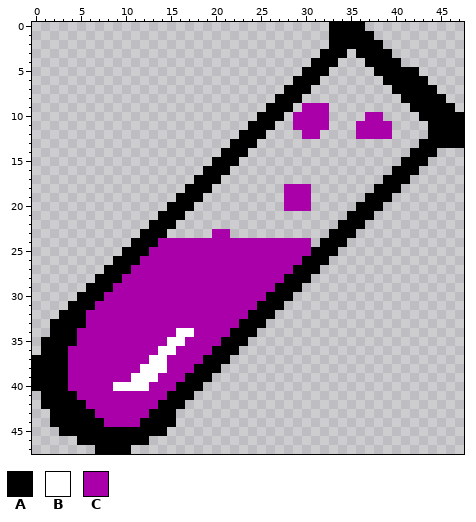
Edited in one commit: pixel-art file (sprites/elements/substitute/element.aseprite). The first picture shows the starting point.
48x48 pixels, 1 frame.
Palette (. is transparent): A #000000  B #ffffff  C #aa00aa
Pixels before, first column x 0:
 0 .................................AAAA...........
 1 .................................AAAAA..........
 2 .................................AAAAAA.........
 3 ................................AAA.AAAA........
 4 ...............................AAA...AAAA.......
 5 ..............................AAA.....AAAAA.....
 6 .............................AAA.......AAAAA....
 7 ............................AAA.........AAAAA...
 8 ...........................AAA...........AAAAA..
 9 ..........................AAA.CCC.........AAAAA.
10 .........................AAA.CCCC....CC....AAAAA
11 ........................AAA..CCCC...CCCC....AAAA
12 .......................AAA....CC....CCCC....AAAA
13 ......................AAA..................AAAAA
14 .....................AAA..................AAA...
15 ....................AAA..................AAA....
16 ...................AAA..................AAA.....
17 ..................AAA..................AAA......
18 .................AAA........CCC.......AAA.......
19 ................AAA.........CCC......AAA........
20 ...............AAA..........CCC.....AAA.........
21 ..............AAA..................AAA..........
22 .............AAA..................AAA...........
23 ............AAA.....CC...........AAA............
24 ...........AAACCCCCCCCCCCCCCCCC.AAA.............
25 ..........AAACCCCCCCCCCCCCCCCCCAAA..............
26 .........AAACCCCCCCCCCCCCCCCCCAAA...............
27 ........AAACCCCCCCCCCCCCCCCCCAAA................
28 .......AAACCCCCCCCCCCCCCCCCCAAA.................
29 ......AAACCCCCCCCCCCCCCCCCCAAA..................
30 .....AAACCCCCCCCCCCCCCCCCCAAA...................
31 ....AAACCCCCCCCCCCCCCCCCCAAA....................
32 ...AAACCCCCCCCCCCCCCCCCCAAA.....................
33 ..AAAACCCCCCCCCCCCCCCCCAAA......................
34 ..AAACCCCCCCCCCCBBCCCCAAA.......................
35 .AAAACCCCCCCCCCBBCCCCAAA........................
36 .AAACCCCCCCCCCBBCCCCAAA.........................
37 AAAACCCCCCCCCBBCCCCAAA..........................
38 AAAACCCCCCCCBBBCCCAAA...........................
39 AAAACCCCCCCBBBCCCAAA............................
40 AAAACCCCCBBBBCCCAAA.............................
41 .AAAACCCCCCCCCCAAA..............................
42 .AAAAACCCCCCCCAAA...............................
43 ..AAAAACCCCCCAAA................................
44 ..AAAAAACCCCAAAA................................
45 ...AAAAAAAAAAAA.................................
46 .....AAAAAAAA...................................
47 .......AAAA.....................................
After the commit:
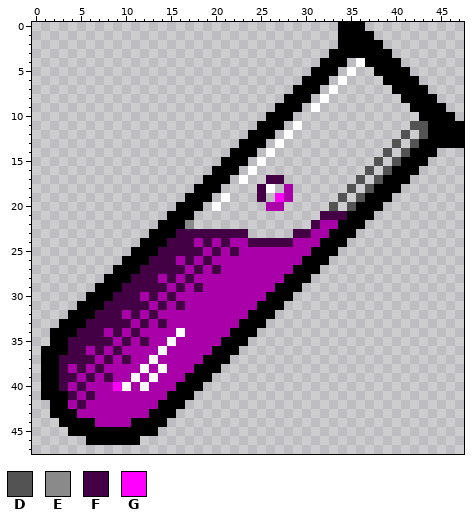
Colours new in this view: D #535353  E #8a8a8a  F #440044  G #ff00ff
The exact change:
Changed rows in their new state; - is an unchanged pixel.
first column x 0:
 0 ---------------------------------.--------------
 1 ---------------------------------.--------------
 2 ---------------------------------.--------------
 3 --------------------------------.--A------------
 4 -------------------------------.--A-B-----------
 5 ------------------------------.--A-B------.-----
 6 -----------------------------.--A-B--------.----
 7 ----------------------------.--A-B----------.---
 8 ---------------------------.--A-B------------.--
 9 --------------------------.--A.B.-------------.-
10 -------------------------.--A....----..--------.
11 ------------------------.--A-B...---....--DD----
12 -----------------------.--A-B-..----....-D-D----
13 ----------------------.--A-B------------D-D-----
14 ---------------------.--A-B------------D-D------
15 --------------------.--A-B------------D-D-------
16 -------------------.--A-B------------D-D--------
17 ------------------.--A-B--FF--------D-D---------
18 -----------------.--A----FB--..----D-D----------
19 ----------------.--A-B---F-G-..---D-D-----------
20 ---------------.--A-B-----CC...--D-D------------
21 --------------.--A--------------FFF-------------
22 -------------.--AE-------------FCC--------------
23 ------------.--AFFFFFFFF-----FFCC---------------
24 -----------.--AFFF-F-F--FFFFF--C----------------
25 ----------.--AFFFFF-F-F-------------------------
26 ---------.--AFFF-F-F----------------------------
27 --------.--AFFFFF-F-F---------------------------
28 -------.--AFFF-F-F------------------------------
29 ------.--AFFFFF-F-F-----------------------------
30 -----.--AFFF-F-F--------------------------------
31 ----.--AFFFFF-F-F-------------------------------
32 ---.--AFFF-F-F----------------------------------
33 --.---FFFFF-F-F---------------------------------
34 -----FFF-F-F-----C------------------------------
35 -.--FFFFF-F-F---C-------------------------------
36 ----FF-F-F-----C--------------------------------
37 .--FFFF-F-F---C---------------------------------
38 .--F-F-F-----C----------------------------------
39 .--FF-F-F---C-----------------------------------
40 .--F-F---G-C------------------------------------
41 ----F-F-----------------------------------------
42 -.--CF------------------------------------------
43 -----CC-----------------------------------------
44 --.----C---A---.--------------------------------
45 ---.----------.---------------------------------
46 -----.------.-----------------------------------
47 -------....-------------------------------------
